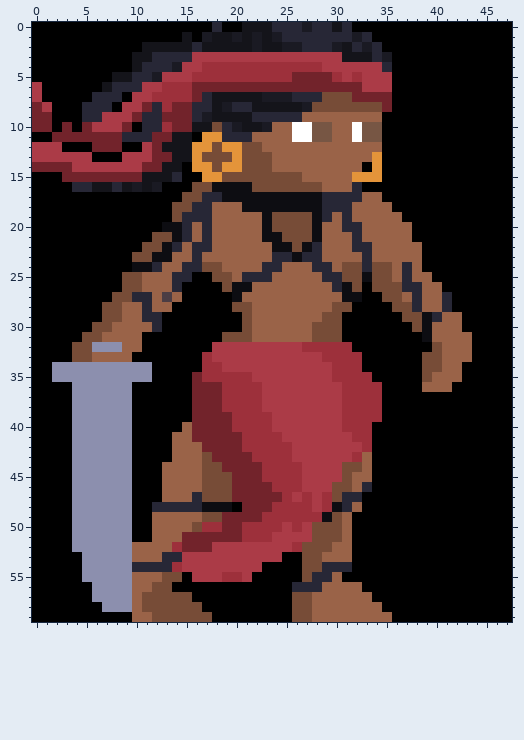
File history of a pixel-art sprite, System_Analysis_And_Design_CMPSC_140/TLKM/data/images/entities/player/idle/08.png. Above, as it was before the edit.
The file is 48x60 pixels.
After:
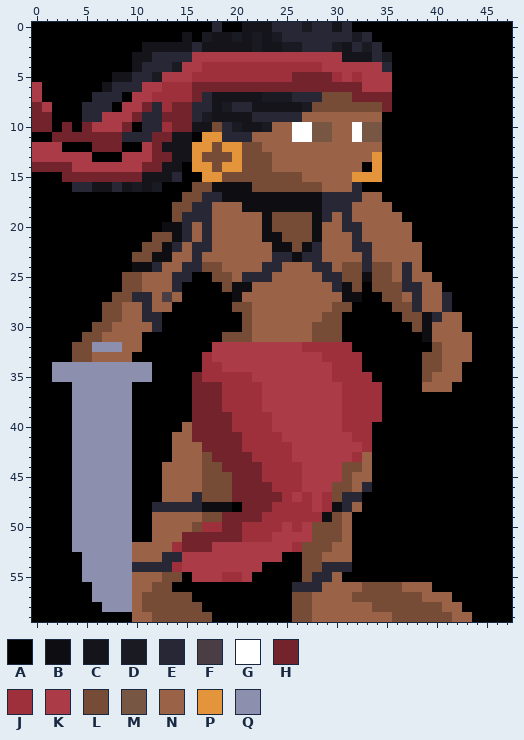
Palette (. is transparent): A #000000  B #0d0d12  C #14141a  D #1a1a23  E #272736  F #4b3d44  G #ffffff  H #72232b  J #9d303b  K #ab3b47  L #774c37  M #775644  N #9a6348  P #e4943a  Q #8c8fae
Changes in this commit:
@@ x 30..45 @@
 55 NAAAAAAAAAAAAAAA
-56 NNNAAAAAAAAAAAAA
-57 NNNNAAAAAAAAAAAA
-58 NNNNNAAAAAAAAAAA
-59 NNNNNNAAAAAAAAAA
+56 NNNLLLLNNNAAAAAA
+57 NNLLLLLLLNNNAAAA
+58 NNNNLLLLLLLNNAAA
+59 NNNNNNLLLLLLNNAA
